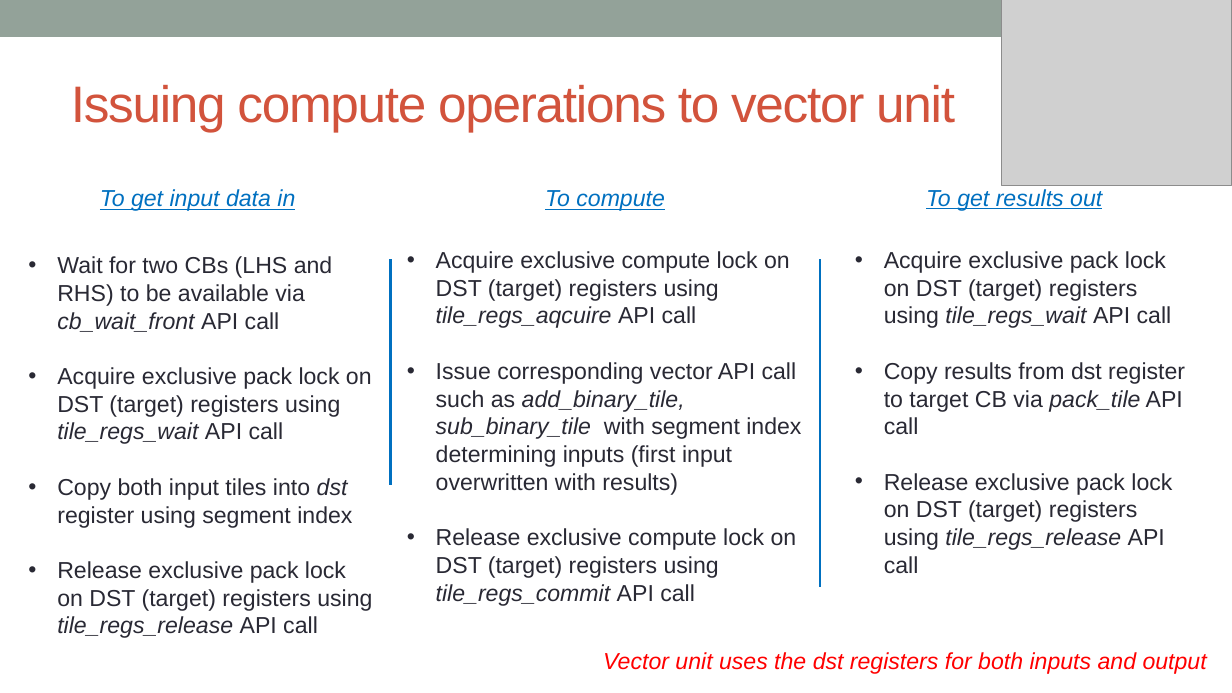
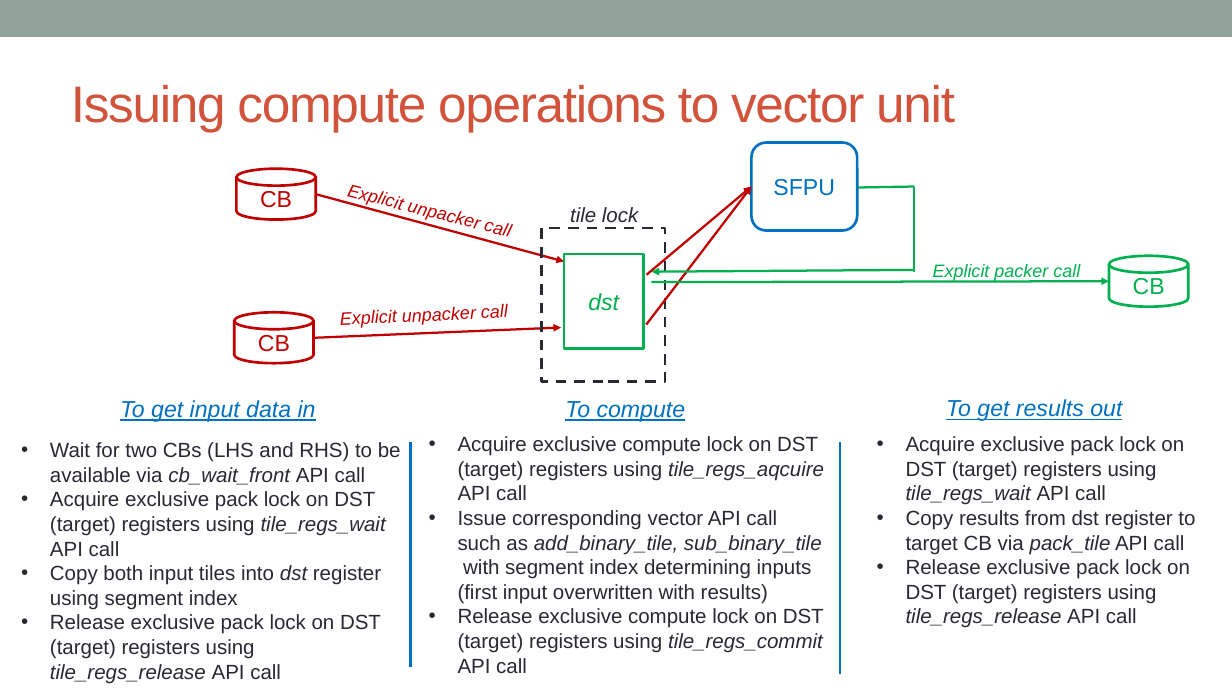
Before and after one commit to owainkenwayucl/tt-tutorial, a slide deck: slide 7 of lectures/src/SDK-compute.pptx. Drawn at 1232x693 pixels with LibreOffice and Linux fonts; fonts in the diff are those of the drawing; grey boxes stand for pictures. Boxes give left, top, right and bottom in pixels: in the first picture for what was removed or moved away, otherwise in the second. Text is boxed around its words. In the diff, an @@ line names an element or a change of style, - is before the commit and + after.

```diff
--- a/lectures/src/SDK-compute.pptx
+++ b/lectures/src/SDK-compute.pptx
@@ picture removed at box(1002, 0, 1232, 186) @@
@@ rounded rectangle added at box(751, 142, 858, 230), outline #0070C0 2.08 pt, 18 pt, text #0070C0 @@
+SFPU
@@ cylinder added at box(237, 169, 316, 220), outline #C00000 2.08 pt, 18 pt, text #C00000 @@
+CB
@@ text added at box(336, 172, 534, 251), 14 pt, text #C00000, italic @@
+Explicit unpacker call
@@ arrow added from (316, 194) to (564, 262), #C00000 1.75 pt @@
@@ text added at box(570, 207, 638, 222), 16 pt, text #292934, italic @@
+tile lock
@@ arrow added from (647, 274) to (751, 187), #C00000 1.75 pt @@
@@ arrow added from (647, 324) to (751, 187), #C00000 1.75 pt @@
@@ line added from (859, 188) to (915, 187), #00B050 1.75 pt @@
@@ line added from (915, 187) to (915, 272), #00B050 1.75 pt @@
@@ rectangle added at box(542, 228, 665, 383), outline #292934 2.08 pt dashed @@
@@ rectangle added at box(564, 254, 643, 348), outline #00B050 2.08 pt, 18 pt, text #00B050, italic @@
+dst
@@ text added at box(933, 264, 1080, 281), 14 pt, text #00B050, italic @@
+Explicit packer call
@@ cylinder added at box(1109, 256, 1189, 307), outline #00B050 2.08 pt, 18 pt, text #00B050 @@
+CB
@@ arrow added from (915, 270) to (652, 272), #00B050 1.75 pt @@
@@ arrow added from (652, 282) to (1109, 281), #00B050 1.75 pt @@
@@ cylinder added at box(235, 312, 314, 363), outline #C00000 2.08 pt, 18 pt, text #C00000 @@
+CB
@@ arrow added from (313, 338) to (561, 327), #C00000 1.75 pt @@
@@ text added at box(340, 304, 508, 328), 14 pt, text #C00000, italic @@
+Explicit unpacker call
@@ 3 texts: place and size @@
-3 texts at box(100, 189, 1102, 211)
+3 texts at box(120, 399, 1122, 422)
@@ text "Wait for two CBs (LHS ...": place and size @@
-text "Wait for two CBs (LHS ..." at box(57, 256, 372, 638)
+text "Wait for two CBs (LHS ..." at box(50, 442, 401, 684)
@@ line moved from (391, 260) - (391, 485) to (410, 442) - (410, 667) @@
@@ text "Acquire exclusive compute lock on ...": place and size @@
-text "Acquire exclusive compute lock on ..." at box(436, 251, 801, 606)
+text "Acquire exclusive compute lock on ..." at box(458, 436, 824, 673)
@@ line moved from (820, 260) - (820, 587) to (840, 442) - (840, 674) @@
@@ size 18 to 16 pt in 3 elements at box(50, 442, 401, 684), box(458, 436, 824, 673), box(906, 436, 1195, 628) @@
@@ text "Acquire exclusive pack lock on ...": place and size @@
-text "Acquire exclusive pack lock on ..." at box(884, 251, 1185, 573)
+text "Acquire exclusive pack lock on ..." at box(906, 436, 1195, 628)
@@ text removed at box(603, 652, 1207, 674) @@
-Vector unit uses the dst registers for both inputs and output
```
Also in this commit, not shown: 3 other slides changed, 1 other file.
